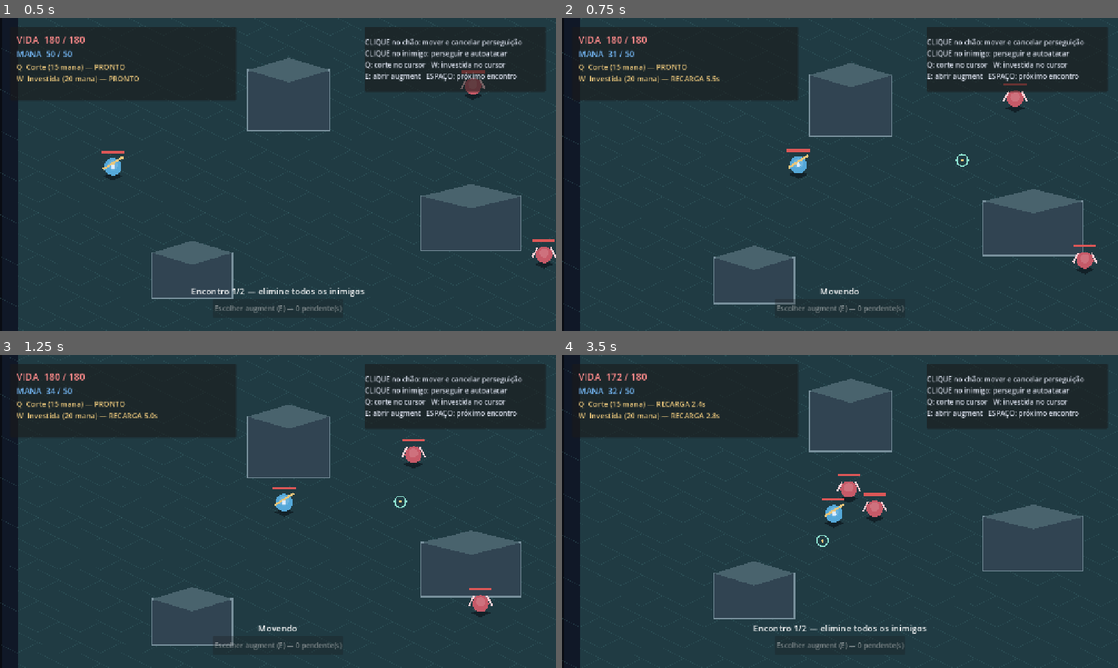
Above: before the commit, frames 1-4 (two rows, left to right).
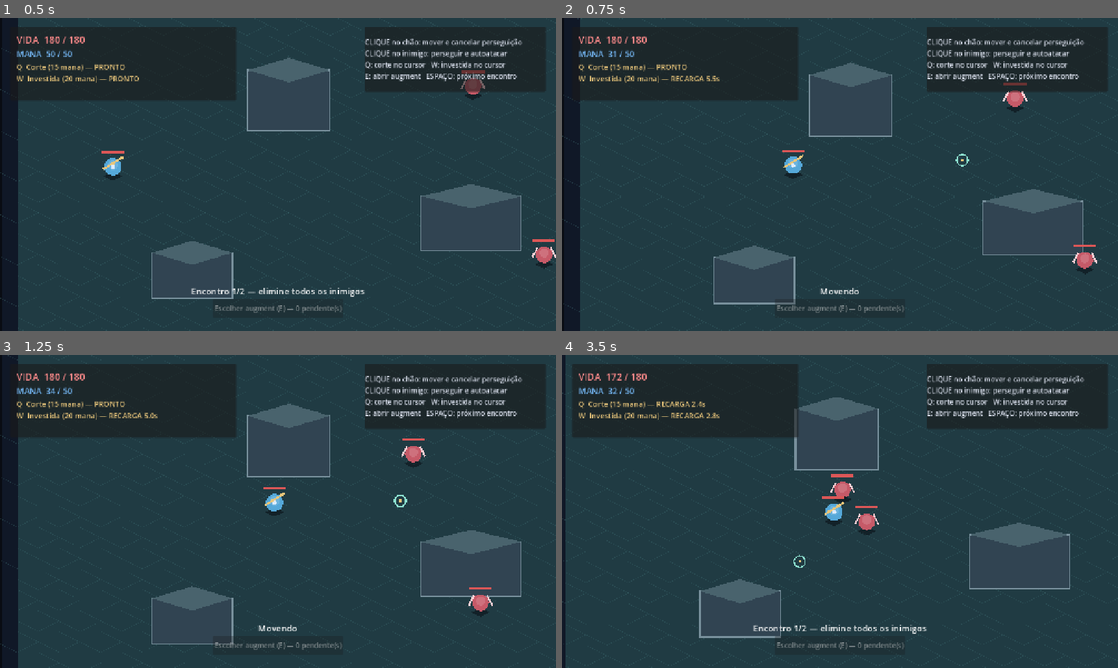
Above: after the commit, the same moments.

Repository: IanCurtis4/mage-gameplay-worktree
Game: Godot game, scene res://scenes/main.tscn
Two runs of this game, one before a commit and one after it. Both use one fixed random seed, a clock stepped at 60 frames per second and the inputs below.
Inputs (mouse positions are in pixels of both pictures, inside the frame that each line leads up to):
- Up to frame 1 (0.5 s): no input
- Up to frame 2 (0.75 s): tap Enter at 0.5 s; move the mouse to (962, 158) at 0.52 s; hold W from 0.53 s (still down); tap R at 0.6 s; click (962, 158) at 0.67 s
- Up to frame 3 (1.25 s): keep holding W; tap Space at 0.77 s
- Up to frame 4 (3.5 s): move the mouse to (728, 527) at 1.27 s; release W at 1.28 s; tap E at 1.35 s; click (728, 527) at 1.42 s; tap Space at 1.52, 3.02 s; move the mouse to (895, 442) at 2.02 s; hold W from 2.03 s (still down); tap Q at 2.1 s; click (895, 442) at 2.17 s; move the mouse to (812, 574) at 2.77 s; tap R at 2.85 s; click (812, 574) at 2.92 s

Frame 1 is identical in both runs. In frame 2, 0.4% of the frame differs, in the area x 0-97%, y 0-82%; in frame 3, 0.9%; in frame 4, 7.4%, in the area x 0-99%, y 0-100%.

Commit message:
Add light player momentum with safe braking and curved steering

Diff:
--- a/scripts/actors/player_actor.gd
+++ b/scripts/actors/player_actor.gd
@@ -11,6 +11,10 @@
 const ATTACK_RETENTION := 16.0
 const BASIC_ATTACK_RECOVERY := 0.14
 const MOVEMENT_EPSILON := 0.01
+const MOVE_ACCELERATION := 1100.0
+const MOVE_FRICTION := 1600.0
+const MAX_MOVEMENT_STEP := 1.0 / 120.0
+const ARRIVAL_TOLERANCE := 0.05
 const SLASH_RANGE := 155.0
 const SLASH_HALF_ANGLE := deg_to_rad(52.0)
 
@@ -21,11 +25,14 @@
 var slash_cooldown := 0.0
 var dash_cooldown := 0.0
 var target: CombatActor
+var velocity := Vector2.ZERO
 var _path := PackedVector2Array()
 var _path_index := 0
 var _repath_time := 0.0
 var _last_facing := Vector2.RIGHT
 var _slash_visual_time := 0.0
+var _basic_visual_time := 0.0
+var _basic_facing := Vector2.RIGHT
 var _attack_engaged := false
 var _attack_recovery := 0.0
 
@@ -96,12 +103,16 @@
 	dash_cooldown = 6.0 * float(stats["cast_multiplier"])
 	global_position = navigation.move_until_blocked(global_position, global_position + facing * 270.0)
 	_path.clear()
+	velocity = Vector2.ZERO
+	_attack_recovery = 0.0
+	_repath_time = 0.0
 	resources_changed.emit()
 	return true
 
 func _process(delta: float) -> void:
 	super._process(delta)
 	if not is_alive():
+		velocity = Vector2.ZERO
 		return
 	var simulation_paused := is_inside_tree() and get_tree().paused
 	if simulation_paused:
@@ -113,6 +124,9 @@
 	dash_cooldown = maxf(0.0, dash_cooldown - delta)
 	if _slash_visual_time > 0.0:
 		_slash_visual_time = maxf(0.0, _slash_visual_time - delta)
+		queue_redraw()
+	if _basic_visual_time > 0.0:
+		_basic_visual_time = maxf(0.0, _basic_visual_time - delta)
 		queue_redraw()
 	if target != null and (not is_instance_valid(target) or not target.is_alive()):
 		target = null
@@ -123,11 +137,13 @@
 		if can_basic_attack(target, _attack_engaged):
 			_attack_engaged = true
 			_path.clear()
+			velocity = Vector2.ZERO
 			_try_basic_attack()
 			return
 		elif _attack_recovery > 0.0:
 			# Plant briefly after a strike; a fleeing enemy can leave the reach.
 			_path.clear()
+			velocity = Vector2.ZERO
 			return
 		else:
 			_attack_engaged = false
@@ -141,6 +157,7 @@
 	if target != null and can_basic_attack(target, _attack_engaged):
 		_attack_engaged = true
 		_path.clear()
+		velocity = Vector2.ZERO
 		_try_basic_attack()
 
 func _regenerate_mana(delta: float, simulation_paused: bool) -> bool:
@@ -159,6 +176,9 @@
 	_last_facing = global_position.direction_to(target.global_position)
 	attack_cooldown = 1.0 / float(stats["attacks_per_second"])
 	_attack_recovery = BASIC_ATTACK_RECOVERY
+	_basic_visual_time = BASIC_ATTACK_RECOVERY
+	_basic_facing = _last_facing
+	queue_redraw()
 	attack_requested.emit(_make_request(target, &"basic_attack", float(stats["physical_attack"]), float(stats["hit_chance"]), true), target)
 
 func _make_request(enemy: CombatActor, skill_id: StringName, power: float, hit_chance: float, can_crit: bool) -> DamageRequest:
@@ -180,30 +200,62 @@
 		_path_index += 1
 
 func _move_along_path(delta: float) -> void:
-	var remaining_distance := float(stats["move_speed"]) * delta
-	while remaining_distance > 0.0 and _path_index < _path.size():
-		var point := _path[_path_index]
-		var distance := global_position.distance_to(point)
-		if distance < MOVEMENT_EPSILON:
-			_path_index += 1
-			continue
-		var direction := global_position.direction_to(point)
-		_last_facing = direction
-		var travel := minf(distance, remaining_distance)
-		var desired := global_position + direction * travel
-		var moved_to := navigation.move_until_blocked(global_position, desired)
-		var actual_travel := global_position.distance_to(moved_to)
-		global_position = moved_to
-		if actual_travel <= 0.0:
-			break
-		if actual_travel + MOVEMENT_EPSILON < travel:
-			_path.clear()
-			break
-		# Consume the planned budget after a successful segment. Vector2 rounding can
-		# otherwise leave a positive subpixel remainder that never makes progress.
-		remaining_distance = maxf(0.0, remaining_distance - travel)
-		if travel >= distance - MOVEMENT_EPSILON:
-			_path_index += 1
+	# Small bounded steps keep braking/collision stable even on a long render frame.
+	var remaining_time := maxf(0.0, delta)
+	while remaining_time > 0.0:
+		var step := minf(MAX_MOVEMENT_STEP, remaining_time)
+		_move_step(step)
+		remaining_time = maxf(0.0, remaining_time - step)
+
+func _move_step(delta: float) -> void:
+	var desired_velocity := Vector2.ZERO
+	var offset := Vector2.ZERO
+	var has_destination := _path_index < _path.size()
+	if has_destination:
+		# Drift can reveal the next leg earlier: turn only when the full shortcut
+		# clears inflated geometry, never by snapping to a grid center.
+		for index: int in range(_path.size() - 1, _path_index, -1):
+			if navigation.is_segment_walkable(global_position, _path[index]):
+				_path_index = index
+				break
+		offset = _path[_path_index] - global_position
+		var desired_speed := minf(float(stats["move_speed"]), sqrt(2.0 * MOVE_FRICTION * offset.length()))
+		desired_velocity = offset.normalized() * desired_speed
+	var previous_velocity := velocity
+	var acceleration := MOVE_FRICTION if desired_velocity.length() < velocity.length() else MOVE_ACCELERATION
+	velocity = velocity.move_toward(desired_velocity, acceleration * delta)
+	var displacement := (previous_velocity + velocity) * 0.5 * delta
+	var desired_position := global_position + displacement
+	var reaches_waypoint := false
+	if has_destination:
+		reaches_waypoint = offset.length() <= ARRIVAL_TOLERANCE or (
+			displacement.length() >= offset.length()
+			and displacement.normalized().dot(offset.normalized()) > 0.99
+		)
+		if reaches_waypoint:
+			desired_position = _path[_path_index]
+	var safe_position := navigation.move_until_blocked(global_position, desired_position)
+	global_position = safe_position
+	if safe_position.distance_to(desired_position) > MOVEMENT_EPSILON:
+		# Contact removes blocked momentum. Rebuild from the actual safe position
+		# so inertia at a corner cannot strand the actor on an obsolete segment.
+		velocity = Vector2.ZERO
+		if has_destination:
+			_set_path(_path[-1])
+		return
+	if reaches_waypoint:
+		_path_index += 1
+		if _path_index >= _path.size():
+			velocity = Vector2.ZERO
+	if not velocity.is_zero_approx():
+		_last_facing = velocity.normalized()
+
+func _on_health_died(actor_id: int) -> void:
+	velocity = Vector2.ZERO
+	_path.clear()
+	target = null
+	_attack_recovery = 0.0
+	super._on_health_died(actor_id)
 
 func basic_attack_distance(enemy: CombatActor) -> float:
 	return collision_radius + enemy.collision_radius + BASIC_REACH_BEYOND_BODIES
@@ -224,6 +276,9 @@
 	super._draw()
 	draw_line(Vector2(-22, -12), Vector2(23, -40), Color("e9c67b"), 5.0)
 	draw_circle(Vector2(0, -18), 5.0, Color("dcecff"))
+	if _basic_visual_time > 0.0:
+		var swing_angle := _basic_facing.angle()
+		draw_arc(Vector2(0, -18), 62.0, swing_angle - 0.65, swing_angle + 0.65, 16, Color(1.0, 0.89, 0.60, _basic_visual_time / BASIC_ATTACK_RECOVERY), 4.0)
 	if _slash_visual_time > 0.0:
 		var angle := _last_facing.angle()
 		draw_arc(Vector2.ZERO, SLASH_RANGE, angle - SLASH_HALF_ANGLE, angle + SLASH_HALF_ANGLE, 28, Color(0.91, 0.78, 0.48, _slash_visual_time * 3.5), 7.0)
--- a/tests/milestone_one_test.gd
+++ b/tests/milestone_one_test.gd
@@ -234,7 +234,8 @@
 	_check(fine_player.global_position.x > 200.0 and fine_player.can_basic_attack(moving_target), "pursuit closes final 6 px instead of discarding short waypoint")
 	fine_player.move_to(fine_player.global_position + Vector2(5, 0))
 	var before_short_click := fine_player.global_position
-	fine_player._process(0.1)
+	# A short command must arrive, allowing the newly requested acceleration/brake.
+	fine_player._process(0.5)
 	_check(fine_player.global_position.distance_to(before_short_click) >= 4.9, "valid 5 px ground click is not discarded")
 
 	var enemy_fine := EnemyActor.new()
--- a/tests/pursuit_momentum_test.gd
+++ b/tests/pursuit_momentum_test.gd
@@ -9,6 +9,9 @@
 func _run() -> void:
 	_test_real_archer_pursuit()
 	_test_attack_recovery()
+	_test_momentum()
+	_test_obstacle_routes()
+	_test_arena_archers()
 	print("Perseguição e inércia: %s" % ("PASS (%d checks)" % checks if failures == 0 else "FAIL (%d de %d)" % [failures, checks]))
 	quit(0 if failures == 0 else 1)
 
@@ -69,6 +72,129 @@
 	player.free()
 	enemy.free()
 
+func _test_momentum() -> void:
+	var nav := ArenaNavigation.new()
+	nav.configure(Rect2(0, 0, 1800, 1000), [], 22.0)
+	var player := _player(nav, Vector2(600, 500))
+	player.move_to(Vector2(1500, 500))
+	player._process(0.05)
+	_check(player.velocity.x > 0.0 and player.velocity.x < 100.0 and player.position.x < 605.0, "walking accelerates instead of starting at full speed")
+	player._process(0.25)
+	_check(absf(player.velocity.length() - 220.0) < 0.1, "light acceleration reaches normal movement speed promptly")
+	var turn_origin := player.position
+	player.move_to(turn_origin + Vector2(0, 300))
+	player._process(0.05)
+	_check(player.velocity.x > 0.0 and player.velocity.y > 0.0 and player.position.x > turn_origin.x, "a turn preserves momentum and curves toward the new command")
+	player._process(2.0)
+	_check(player.position.distance_to(turn_origin + Vector2(0, 300)) < 0.1 and player.velocity.is_zero_approx(), "curved movement settles at the exact commanded destination")
+	player.move_to(player.position + Vector2(400, 0))
+	player._process(0.4)
+	var reversal_origin := player.position
+	player.move_to(player.position - Vector2(400, 0))
+	player._process(1.0 / 120.0)
+	_check(player.velocity.x > 0.0 and player.position.x > reversal_origin.x, "reversal brakes the current direction instead of instantly flipping velocity")
+	player._process(0.5)
+	_check(player.velocity.x < -200.0, "reversal responds and accelerates in the new direction")
+	var stop_origin := player.position
+	player.move_to(stop_origin)
+	player._process(0.04)
+	_check(player.velocity.length() > 0.0 and player.velocity.length() < 220.0, "friction reduces speed over time on a stop command")
+	player._process(0.3)
+	_check(player.velocity.is_zero_approx() and player.position.distance_to(stop_origin) < 20.0, "friction stops the actor within a short bounded glide")
+	for distance: float in [1.0, 5.0, 10.0]:
+		var destination := player.position + Vector2(distance, 0)
+		player.move_to(destination)
+		player._process(1.0)
+		_check(player.position.distance_to(destination) < 0.1 and player.velocity.is_zero_approx(), "short %.0f px clicks arrive without orbiting" % distance)
+	player.move_to(player.position + Vector2(0, -200))
+	player._process(0.2)
+	var paused_position := player.position
+	var paused_velocity := player.velocity
+	paused = true
+	player._process(0.5)
+	_check(player.position == paused_position and player.velocity == paused_velocity, "pause freezes both position and momentum")
+	paused = false
+	player._process(0.05)
+	_check(player.position != paused_position, "unpause resumes existing movement intent")
+	player.use_dash(Vector2.RIGHT)
+	var dash_position := player.position
+	player._process(0.2)
+	_check(player.velocity.is_zero_approx() and player.position == dash_position, "dash clears walking momentum and stale destination")
+	player.move_to(player.position + Vector2(100, 0))
+	player._process(0.1)
+	var lethal := DamageRequest.new()
+	lethal.base_damage = 9999.0
+	lethal.hit_chance = 1.0
+	lethal.target_id = player.get_instance_id()
+	player.health.apply(lethal, 0.0, 0.99)
+	_check(not player.is_alive() and player.velocity.is_zero_approx() and player._path.is_empty(), "death discards momentum synchronously before death pause")
+	player.free()
+	var positions: Array[Vector2] = []
+	for fps: int in [30, 60, 144]:
+		var paced := _player(nav, Vector2(512, 300))
+		paced.move_to(Vector2(1600, 300))
+		for _frame: int in range(fps):
+			paced._process(1.0 / fps)
+		positions.append(paced.position)
+		_check(absf(paced.position.x - 710.0) < 0.2, "acceleration covers a stable distance in 1 s at %d Hz" % fps)
+		paced.free()
+	_check(positions[0].distance_to(positions[2]) < 0.2, "render rate does not materially change movement weight")
+
+func _test_obstacle_routes() -> void:
+	var nav := ArenaNavigation.new()
+	nav.configure(RunController.ARENA_BOUNDS, RunController.ARENA_OBSTACLES, 22.0)
+	var rng := RandomNumberGenerator.new()
+	rng.seed = 914
+	var player := _player(nav, Vector2(300, 520))
+	var all_safe := true
+	var all_arrived := true
+	for route: int in range(40):
+		var destination := Vector2(rng.randf_range(110, 1690), rng.randf_range(110, 970))
+		while not nav.is_walkable(destination):
+			destination = Vector2(rng.randf_range(110, 1690), rng.randf_range(110, 970))
+		player.move_to(destination)
+		# Redirect while moving on alternate routes to exercise inertia off the path.
+		if route % 2 == 0:
+			player._process(0.35)
+			player.move_to(Vector2(300, 520))
+			destination = Vector2(300, 520)
+		for _frame: int in range(30 * 15):
+			var previous := player.position
+			player._process(1.0 / 30.0)
+			all_safe = all_safe and nav.is_segment_walkable(previous, player.position)
+			if player.position.distance_to(destination) < 0.1 and player.velocity.is_zero_approx():
+				break
+		if player.position.distance_to(destination) >= 0.1:
+			print("Unfinished route %d: %s -> %s" % [route, player.position, destination])
+			all_arrived = false
+	_check(all_safe, "momentum and redirects never cross inflated obstacles or bounds on 40 seeded routes")
+	_check(all_arrived, "40 seeded routes arrive without getting stuck on obstacle corners")
+	player.free()
+
+func _test_arena_archers() -> void:
+	var nav := ArenaNavigation.new()
+	nav.configure(RunController.ARENA_BOUNDS, RunController.ARENA_OBSTACLES, 22.0)
+	for spawn: Vector2 in [Vector2(1500, 350), Vector2(960, 850)]:
+		var player := _player(nav, Vector2(300, 520))
+		var archer := EnemyActor.new()
+		archer.configure(&"archer", nav, player)
+		root.add_child(archer)
+		archer.set_process(false)
+		archer.position = spawn
+		player.attack_requested.connect(func(request: DamageRequest, victim: CombatActor) -> void: victim.health.apply(request, 0.0, 0.99))
+		player.pursue(archer)
+		var safe := true
+		for _frame: int in range(60 * 20):
+			var previous := player.position
+			player._process(1.0 / 60.0)
+			archer._process(1.0 / 60.0)
+			safe = safe and nav.is_segment_walkable(previous, player.position)
+			if not archer.is_alive():
+				break
+		_check(not archer.is_alive() and safe, "one pursuit kills real arena archer at %s with safe obstacle movement" % spawn)
+		player.free()
+		archer.free()
+
 func _player(nav: ArenaNavigation, point: Vector2) -> PlayerActor:
 	var player := PlayerActor.new()
 	player.configure(nav, RunState.new())
Not shown, changed: docs/ARCHITECTURE.md
Not shown, changed: docs/PLAYTEST_M1_MOMENTUM.md
